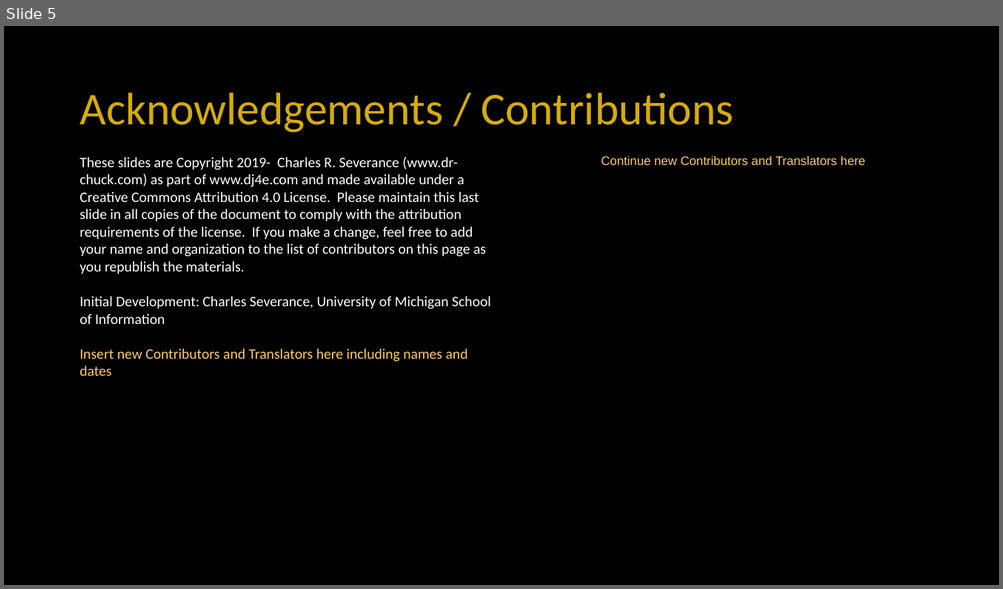
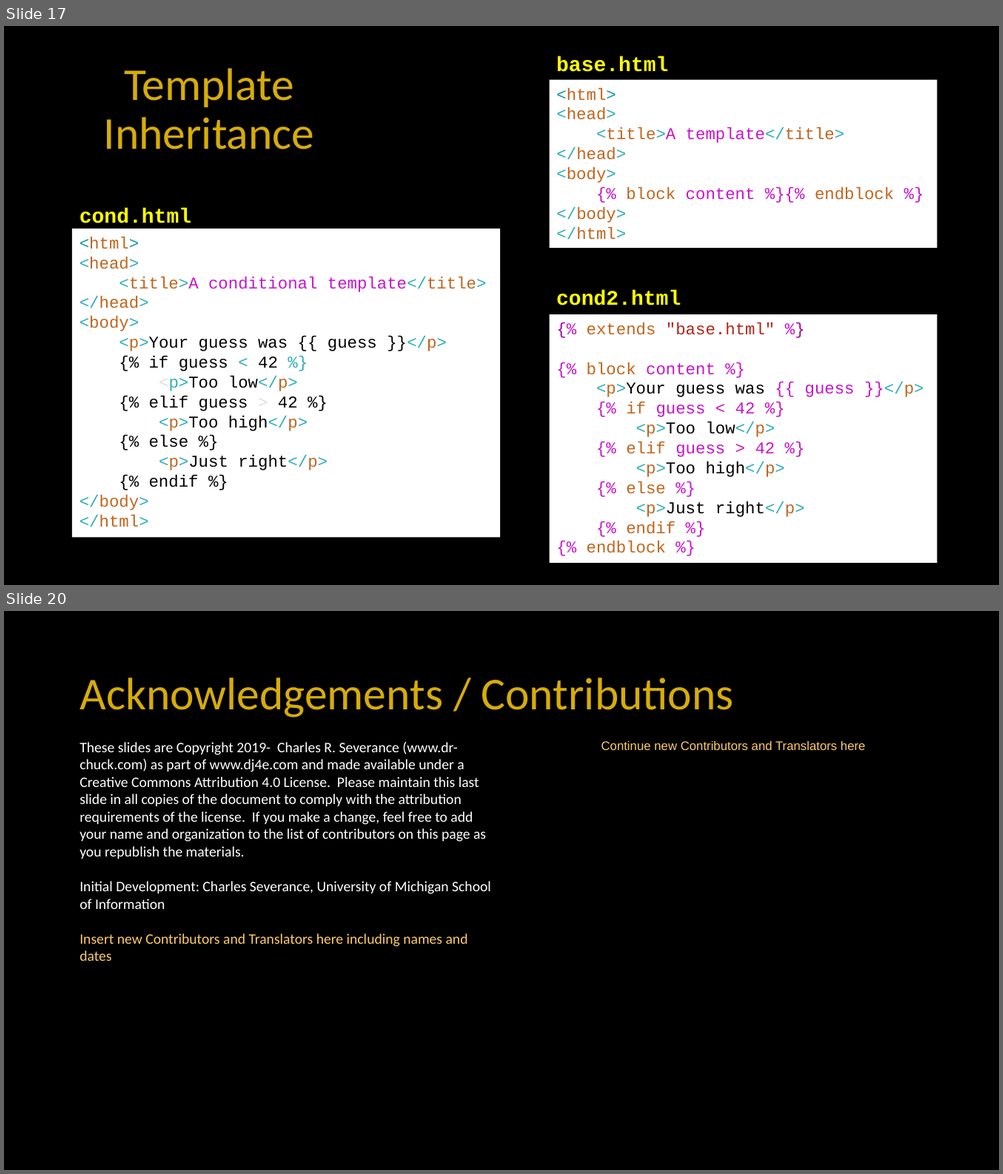
Before and after one commit to csev/dj4e, a slide deck: lectures/DJ-05-Views-Templates.pptx. Shown one above the other, each under a label of ours: slide 5 before the commit, slides 17 and 20 after it; the slides between them are not shown. The pictures are 1003x589 and 1003x1174 pixels, drawn with LibreOffice and Linux fonts; fonts in the diff are those of the drawing. Boxes give left, top, right and bottom in pixels: in the first picture for what was removed or moved away, otherwise in the second. Text is boxed around its words. In the diff, an @@ line names an element or a change of style, - is before the commit and + after.

```diff
--- a/lectures/DJ-05-Views-Templates.pptx
+++ b/lectures/DJ-05-Views-Templates.pptx
@@ slide 17 added at [4,26,999,585], background #000000 @@
@@ title added at [104,68,315,150], 44 pt, text #D7AC08 @@
+Template Inheritance
@@ text added at [556,56,668,72], 20 pt, text #FFFF00, bold @@
+base.html
@@ rectangle added at [549,80,937,248], fill #FFFFFF, 16 pt, text #C1651C @@
+<html>
+<head>
+<title>A template</title>
+</head>
+<body>
+{% block content %}{% endblock %}
+</body>
+</html>
@@ text added at [79,208,191,224], 20 pt, text #FFFF00, bold @@
+cond.html
@@ rectangle added at [72,229,500,538], fill #FFFFFF, 16 pt, text #000000 @@
+<html>
+<head>
+<title>A conditional template</title>
+</head>
+<body>
+<p>Your guess was {{ guess }}</p>
+{% if guess < 42 %}
+<p>Too low</p>
+{% elif guess > 42 %}
+<p>Too high</p>
+{% else %}
+<p>Just right</p>
+{% endif %}
+</body>
+</html>
@@ text added at [556,290,680,306], 20 pt, text #FFFF00, bold @@
+cond2.html
@@ rectangle added at [549,315,937,563], fill #FFFFFF, 16 pt, text #C814C9 @@
+{% extends "base.html" %}
+{% block content %}
+<p>Your guess was {{ guess }}</p>
+{% if guess < 42 %}
+<p>Too low</p>
+{% elif guess > 42 %}
+<p>Too high</p>
+{% else %}
+<p>Just right</p>
+{% endif %}
+{% endblock %}
@@ what was slide 5 is now slide 20 @@
```
Also in this commit, not shown: 2 slides changed, 14 other slides added, 1 other file.
